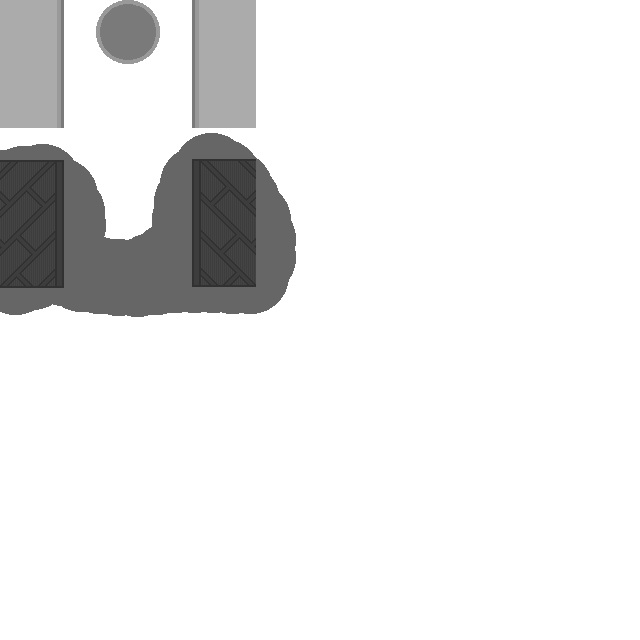
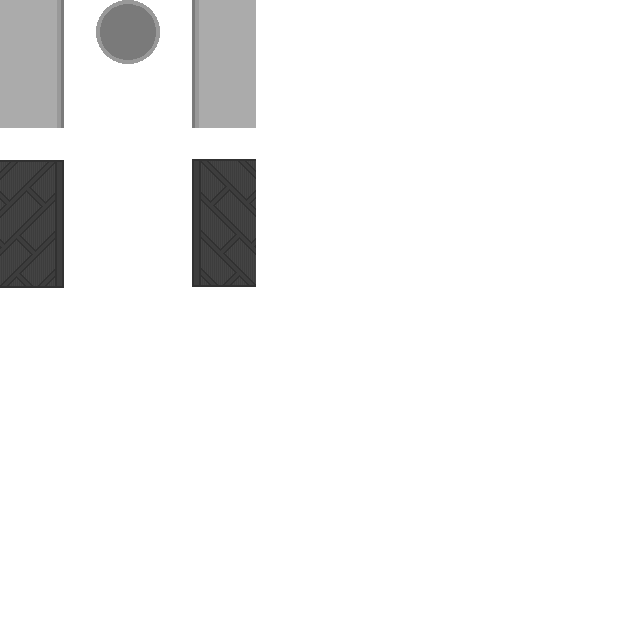
Revision of a layered 640px x 640px image; what changed, layer by layer:
painted on "Layer 17" over [0,133,296,317]
